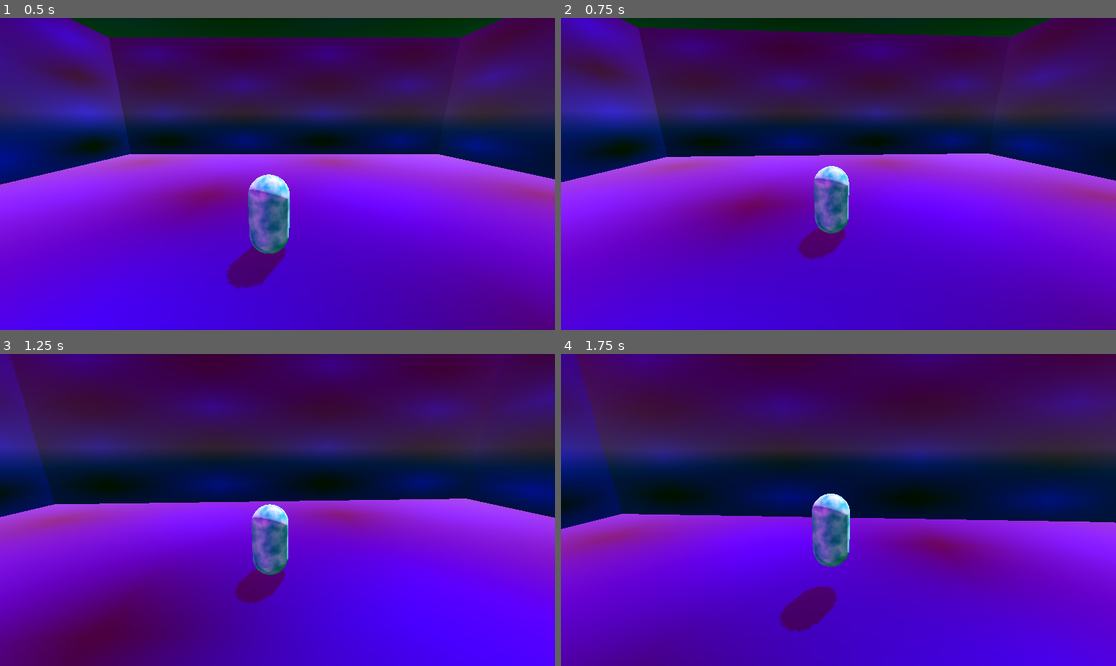
Above: before the commit, frames 1-4 (two rows, left to right).
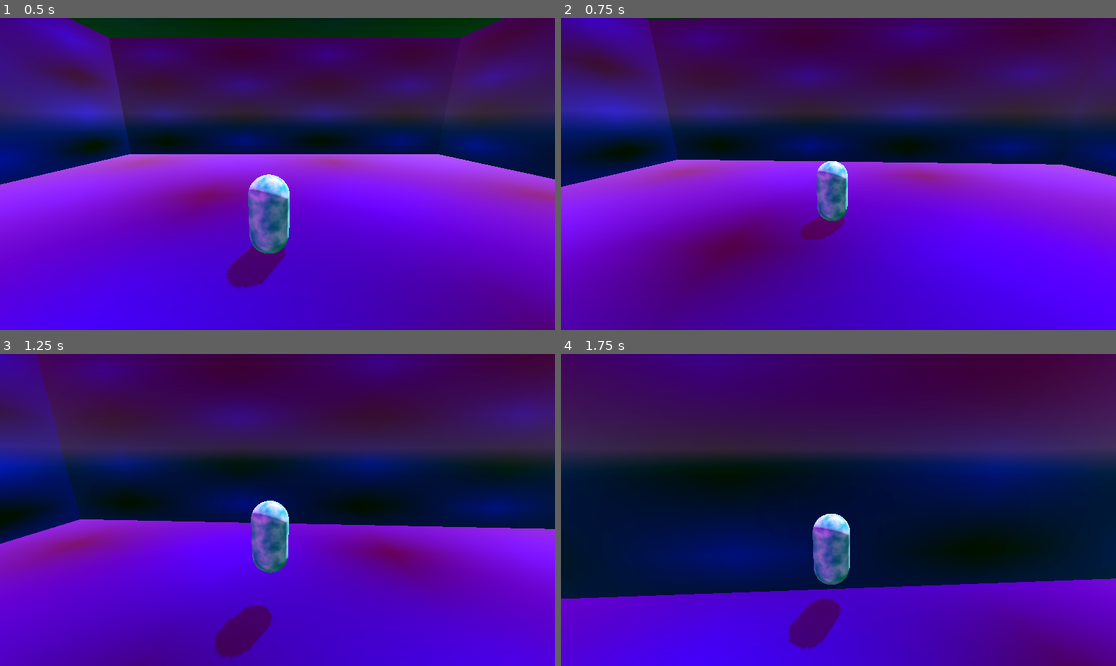
Above: after the commit, the same moments.

Repository: heycrisp/Godot-Cookbook
Game: Godot game, scene res://third-person-controller/demo.tscn
Two runs of this game, one before a commit and one after it. Both use one fixed random seed, a clock stepped at 60 frames per second and the inputs below. The project has no main scene, so this scene is started directly.
Inputs (mouse positions are in pixels of both pictures, inside the frame that each line leads up to):
- Up to frame 1 (0.5 s): no input
- Up to frame 2 (0.75 s): move the mouse to (866, 174) at 0.52 s; hold W (move_up) from 0.53 s (still down); hold Shift (dash) from 0.53 s (still down)
- Up to frame 3 (1.25 s): keep holding W (move_up); keep holding Shift (dash); tap Space (jump) at 0.77 s
- Up to frame 4 (1.75 s): keep holding W (move_up); move the mouse to (810, 510) at 1.27 s; release Shift (dash) at 1.28 s; tap Shift (dash) at 1.35 s; tap Space (jump) at 1.52 s

Frame 1 is identical in both runs. In frame 2, 43% of the frame differs, in the area x 0-100%, y 0-100%; in frame 3, 53%; in frame 4, 57%.

Commit message:
Add midair movement

Diff:
--- a/third-person-controllers/third-person-controller/demo.tscn
+++ b/third-person-controllers/third-person-controller/demo.tscn
@@ -46,3 +46,4 @@
 
 [node name="Player" parent="." instance=ExtResource("1_vyiun")]
 transform = Transform3D(1, 0, 0, 0, 1, 0, 0, 0, 1, -0.629, 1, 0.01)
+dash_speed = 75.0
--- a/third-person-controllers/third-person-controller/state-machine/fall.gd
+++ b/third-person-controllers/third-person-controller/state-machine/fall.gd
@@ -10,4 +10,6 @@
 		return
 
 	tpc._do_fall(delta)
+	if tpc.is_mid_air_movement:
+		tpc._do_iwr(delta)
 	tpc.move_and_slide()
--- a/third-person-controllers/third-person-controller/third-person-controller.tscn
+++ b/third-person-controllers/third-person-controller/third-person-controller.tscn
@@ -56,6 +56,7 @@
 transform = Transform3D(1, 0, 0, 0, 1, 0, 0, 0, 1, 0, 0.5, 0)
 top_level = true
 script = ExtResource("2_i6k8c")
+look_invert_x = false
 
 [node name="Pitch" type="Node3D" parent="Twist"]
 transform = Transform3D(1, 0, 0, 0, 0.965926, 0.258819, 0, -0.258819, 0.965926, 0, 0, 0)
--- a/third-person-controllers/third-person-controller/third_person_controller.gd
+++ b/third-person-controllers/third-person-controller/third_person_controller.gd
@@ -13,6 +13,7 @@
 @export var dash_length := 5.0
 @export var dash_cooldown := 0.3
 @export var is_dash_hold := false
+@export var is_mid_air_movement := true
 
 var is_dash_ready := true
 var _last_movement_direction := Vector3.FORWARD
